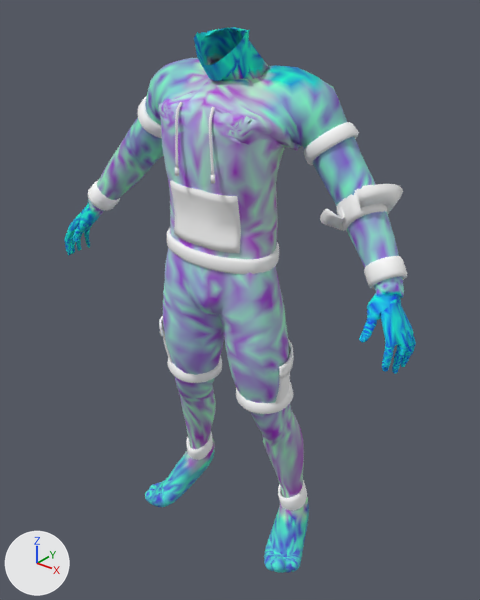
An edit to the glTF model godot-world-fracture/models/operators/bodies/civ-goliath-male.glb, drawn before and after from the same camera.
Camera for both pictures: a camera (50 mm lens) standing at (1.039, -1.251, 1.582) and looking at (0.021, 0.021, 0.794). The axes (+X, +Y, +Z) are drawn at lower left. The lights are the same throughout. The picture after the commit comes second.

Names of what the first picture shows: 'Piece_ankle_cuffs', 'Piece_cargo', 'Piece_cuffs', 'Piece_hem', 'Piece_pocket', 'Piece_rib_collar', 'Piece_shirt_collar', 'Piece_shorts_hems', 'Piece_sleeve_hems', 'Piece_strings', 'civilian'.
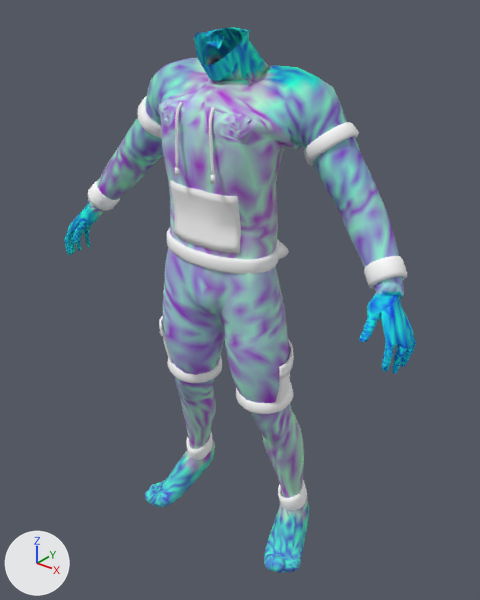
Location of each change, (x1, y1, x2, y2) in pixels of the pictures (480 x 600 px):
'Piece_shirt_collar', reshaped (mostly hidden afterwards)
    before: (320, 184, 403, 231)
    after: (277, 239, 289, 259)
'Piece_rib_collar', reshaped (not visible afterwards)
    before: (337, 193, 387, 232)
part 1 of me_civilian, added
    after: (205, 32, 228, 49)
part 2 of me_civilian, recoloured
    both: (64, 27, 416, 573)

Edits to the bpy script that builds the scene:
```text
Change me_civilian:
    used by ob_civilian; location = (0.0, 0.0, 0.0)
    remove me_civilian.from_pydata(...)  # 9441 vertices, 18830 faces; spans x -0.553..0.559, y -0.166..0.13, z 0.004..1.48
    add me_civilian.from_pydata(...)  # 9535 vertices, 18970 faces; spans x -0.553..0.559, y -0.166..0.13, z 0.004..1.48
    me_civilian part 1: a new loose piece of 94 vertices spanning x -0.015..0.042, y -0.075..-0.038, z 1.438..1.474, in mat_civilian
    me_civilian part 2: 18230 kept faces spanning x -0.553..0.559, y -0.166..0.13, z 0.004..1.48 get new vertex colours
Change me_piece_rib_collar:
    used by ob_piece_rib_collar; location = (0.0, 0.0, 0.0)
    remove me_piece_rib_collar.from_pydata(...)  # 240 vertices, 480 faces; spans x 0.3064..0.4268, y -0.0401..0.0779, z 1.0622..1.1839
    add me_piece_rib_collar.from_pydata(...)  # 240 vertices, 480 faces; spans x -0.1049..0.117, y -0.0858..0.0792, z 0.9316..0.9918
    me_piece_rib_collar part 3: 240 of 240 vertices moved; they spanned x 0.3064..0.4268, y -0.0401..0.0779, z 1.0622..1.1839 and now span x -0.1049..0.117, y -0.0858..0.0792, z 0.9316..0.9918; mean shift (-0.3612, -0.0019, -0.1589)
Change me_piece_shirt_collar:
    used by ob_piece_shirt_collar; location = (0.0, 0.0, 0.0)
    remove me_piece_shirt_collar.from_pydata(...)  # 280 vertices, 556 faces; spans x 0.284..0.444, y -0.065..0.112, z 1.058..1.2
    add me_piece_shirt_collar.from_pydata(...)  # 280 vertices, 556 faces; spans x -0.146..0.158, y -0.124..0.121, z 0.932..0.98
    me_piece_shirt_collar part 4: 280 of 280 vertices moved; they spanned x 0.284..0.444, y -0.065..0.112, z 1.058..1.2 and now span x -0.146..0.158, y -0.124..0.121, z 0.932..0.98; mean shift (-0.365, 0.004, -0.16)
```
